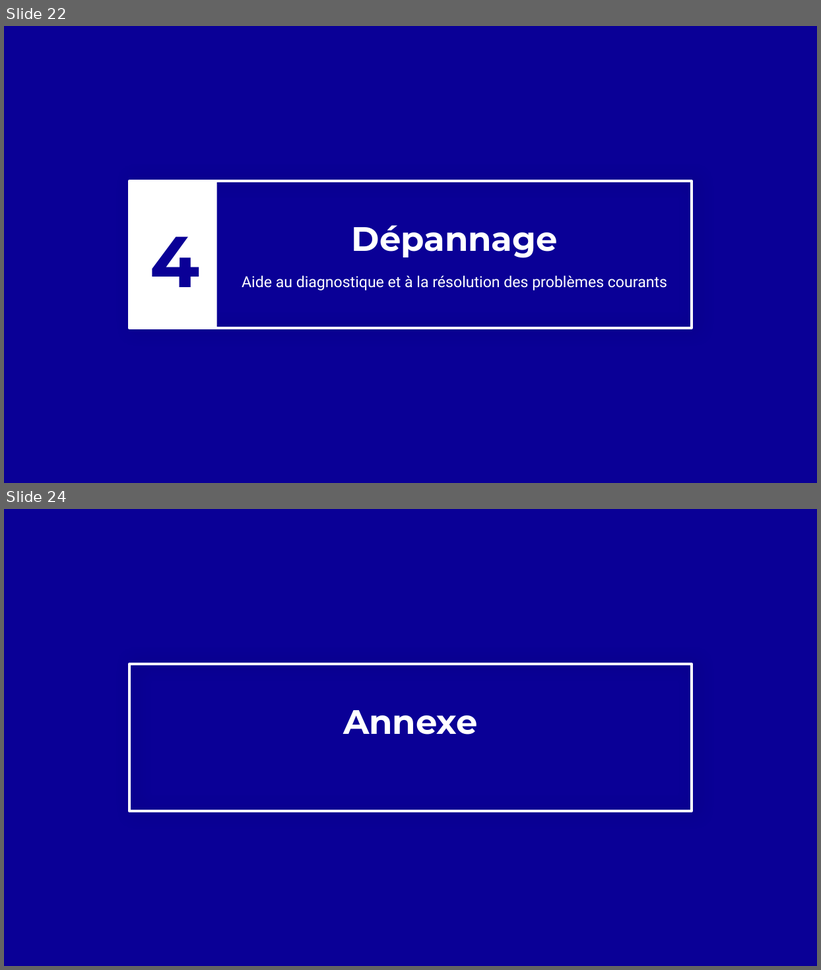
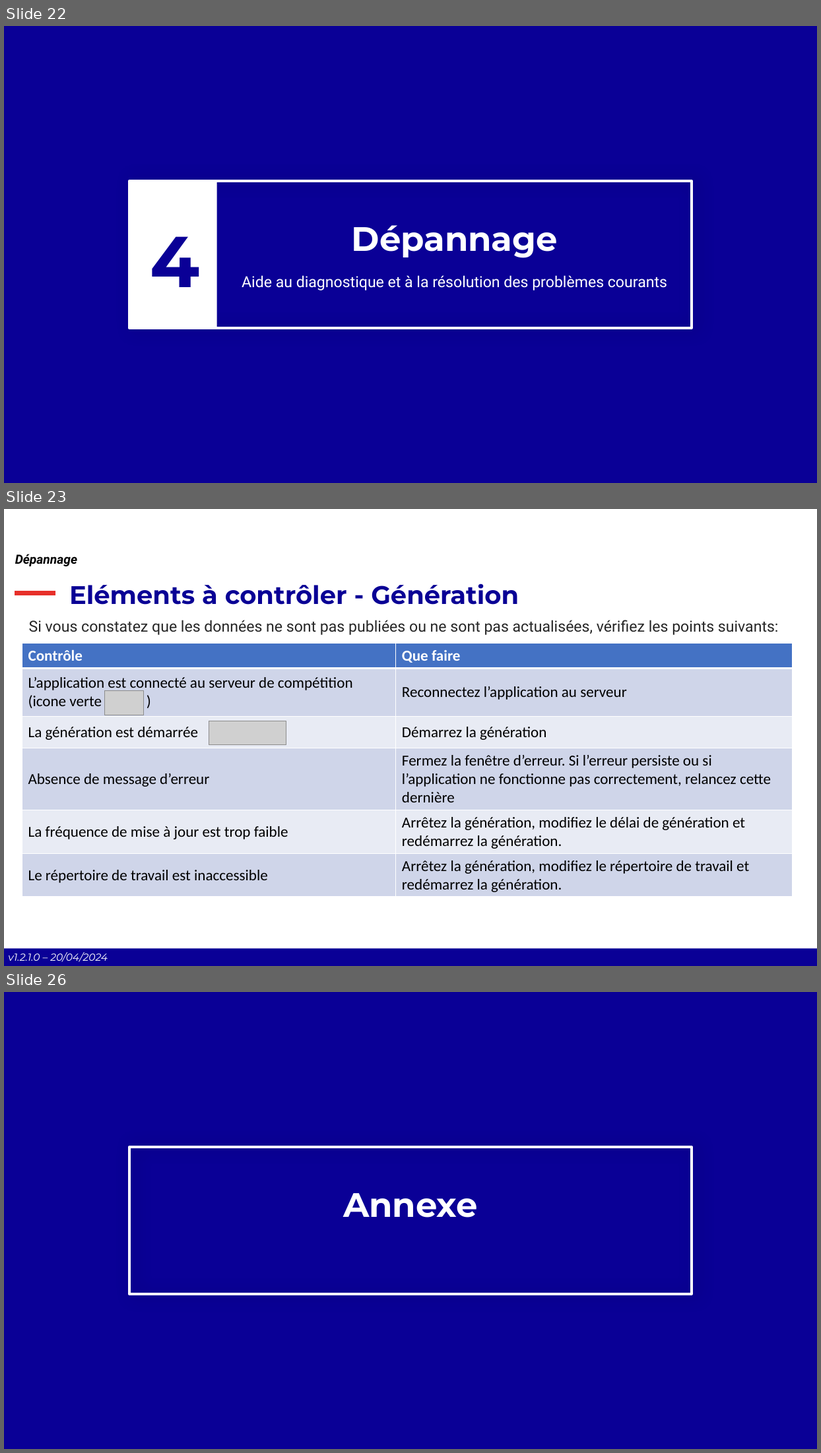
Before and after one commit to Comite-Rhone-Judo/PublicationSuiviCompetition, a slide deck: AppPublication/Documentation/PublicationSuiviCompetition - Manuel d'utilisation.pptx. Shown one above the other, each under a label of ours: slides 22 and 24 before the commit, slides 22, 23 and 26 after it; the slides between them are not shown. The pictures are 821x970 and 821x1453 pixels, drawn with LibreOffice and Linux fonts; fonts in the diff are those of the drawing; grey boxes stand for pictures; background and template pictures are left out. Boxes give left, top, right and bottom in pixels: in the first picture for what was removed or moved away, otherwise in the second. Text is boxed around its words. In the diff, an @@ line names an element or a change of style, - is before the commit and + after.

Commit message:
Mise à jour manuel pour version finale

```diff
--- a/AppPublication/Documentation/PublicationSuiviCompetition - Manuel d'utilisation.pptx
+++ b/AppPublication/Documentation/PublicationSuiviCompetition - Manuel d'utilisation.pptx
@@ slide 23 added at [4,509,817,966], background #FFFFFF @@
@@ text added at [15,554,77,566], 15 pt, text #000000, bold, italic @@
+Dépannage
@@ title added at [69,584,519,605], 30 pt, text #090095, bold @@
+Eléments à contrôler - Génération
@@ line added from (15, 593) to (56, 593), #E7302A 6 pt @@
@@ rectangle added at [187,603,635,872], outline #FFFFFF 3 pt @@
@@ text added at [29,620,779,635], 18 pt, text #262626 @@
+Si vous constatez que les données ne sont pas publiées ou ne sont pas actualisées, vérifiez les points suivants:
@@ table added at [22,644,793,895], 6 rows, 2 columns @@
+Contrôle | Que faire
+L’application est connecté au serveur de compétition (icone verte ) | Reconnectez l’application au serveur
+La génération est démarrée | Démarrez la génération
+Absence de message d’erreur | Fermez la fenêtre d’erreur. Si l’erreur persiste ou si l’application ne fonctionne pas correctement, relancez cette dernière
+La fréquence de mise à jour est trop faible | Arrêtez la génération, modifiez le délai de génération et redémarrez la génération.
+Le répertoire de travail est inaccessible | Arrêtez la génération, modifiez le répertoire de travail et redémarrez la génération.
@@ picture added at [104,691,145,715] @@
@@ picture added at [209,722,286,745] @@
@@ rectangle added at [4,949,817,966], fill #0A0096 @@
@@ text added at [8,953,108,962], 12 pt, text #FFFFFF, italic @@
+v1.2.1.0 – 20/04/2024
@@ what was slide 24 is now slide 26 @@
```
Also in this commit, not shown: 26 slides changed, 3 other slides added, 2 slides removed, 3 other files.
